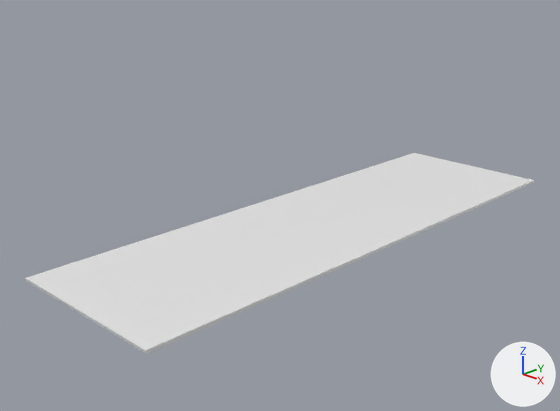
A saved change to the Blender file New cartoon cat.blend.
One viewpoint serves both versions: a 50 mm camera at (5.92, -6.15, 3.6) aimed at (0.01, -0.2, 0.66). Arrows for +X, +Y and +Z are at lower right; the lights stay in place. The same objects are shown in both versions, whatever each file hides.
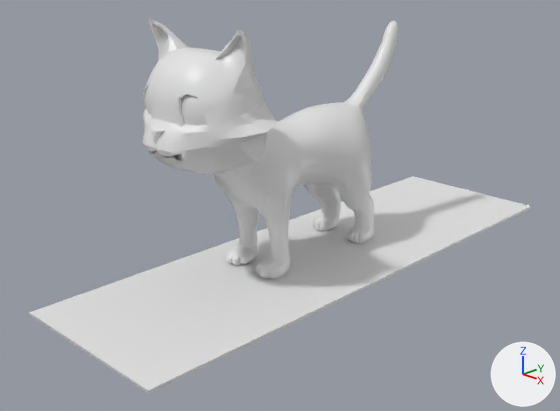
Pixel boxes (x1, y1, x2, y2) of what changed, in the pictures (560 x 411 px):
```json
{"object": "Plane", "change": "moved", "before": [25, 153, 534, 353], "after": [29, 176, 531, 393]}
{"object": "Cat", "change": "added", "after": [142, 19, 399, 278]}
```

The change, as JSON lines over the scene's bpy script:
```json
{"op": "add", "block": "mat_material_001", "code": ["mat_material_001 = principled_material('Material.001')", "mat_material_001.base_color = (0.8, 0.8, 0.8)  # white #e7e7e7", "mat_material_001.roughness = 0.4"]}
{"op": "add", "block": "me_cube_001", "code": ["me_cube_001 = bpy.data.meshes.new('Cube.001')", "me_cube_001.from_pydata(...)  # 3384 vertices, 3394 faces; spans x -3.12..3.12, y -5.95..5.81, z -0.03..6.72", "me_cube_001.polygons.foreach_set('use_smooth', [True] * 3394)", "me_cube_001.materials.append(mat_material_001)  # white #e7e7e7"]}
{"op": "set", "path": "ob_plane.location", "old": "(0.192, 0.307, 0.381)", "new": "(0.192, 0.307, 0.002)"}
{"op": "add", "block": "ob_cat", "code": ["ob_cat = bpy.data.objects.new('Cat', me_cube_001)", "ob_cat.location = (0.0, 0.0, 0.0)", "ob_cat.scale = (0.274, 0.32, 0.413)"]}
```
